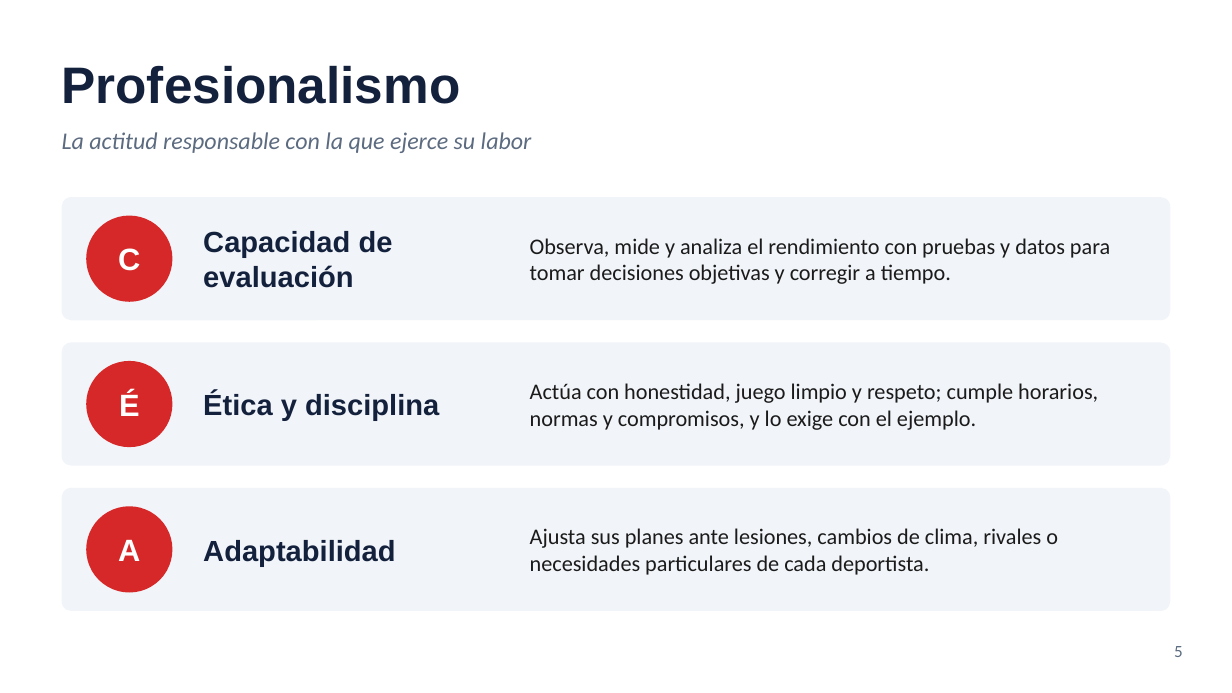
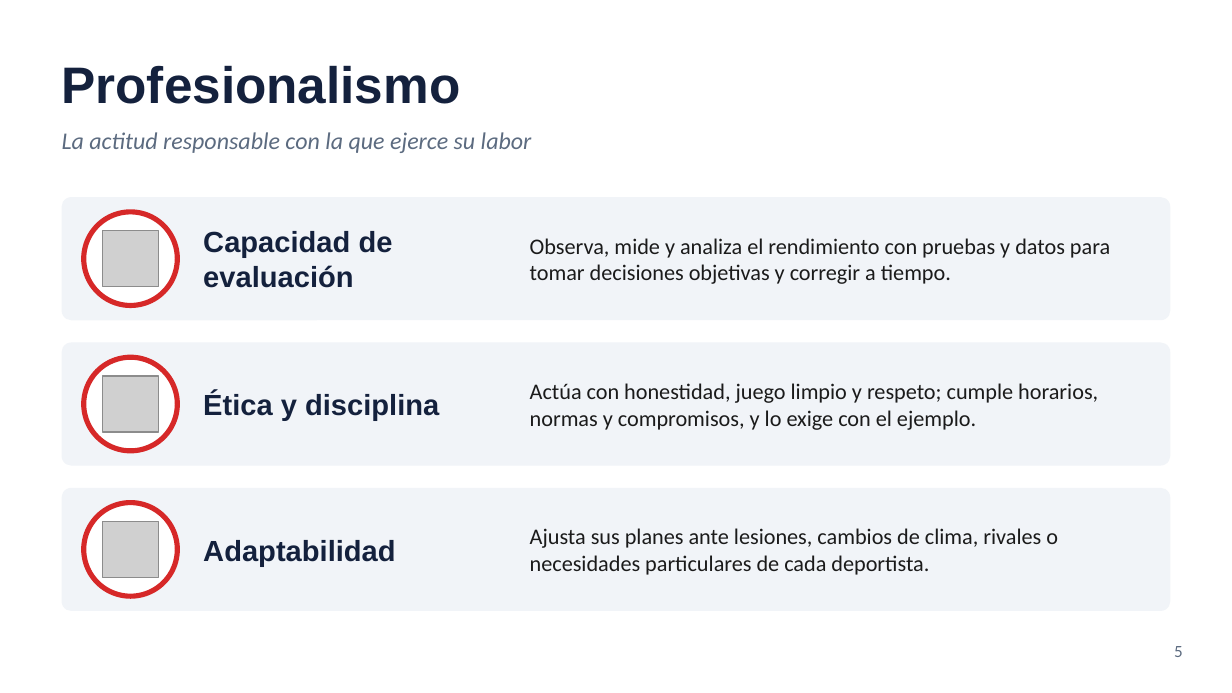
Before and after one commit to lentesparajoseee9/paginas, a slide deck: slide 5 of presentacion/Entrenador_Deportivo.pptx. Drawn at 1232x693 pixels with LibreOffice and Linux fonts; fonts in the diff are those of the drawing; grey boxes stand for pictures. Boxes give left, top, right and bottom in pixels: in the first picture for what was removed or moved away, otherwise in the second. Text is boxed around its words. In the diff, an @@ line names an element or a change of style, - is before the commit and + after.

```diff
--- a/presentacion/Entrenador_Deportivo.pptx
+++ b/presentacion/Entrenador_Deportivo.pptx
@@ ellipse added at [84, 212, 177, 306], fill #FFFFFF, outline #D62828 3 pt @@
@@ ellipse removed at [86, 216, 172, 302] @@
-C
@@ picture added at [102, 230, 159, 287] @@
@@ ellipse added at [84, 357, 177, 451], fill #FFFFFF, outline #D62828 3 pt @@
@@ ellipse removed at [86, 361, 172, 447] @@
-É
@@ picture added at [102, 376, 159, 432] @@
@@ ellipse added at [84, 503, 177, 596], fill #FFFFFF, outline #D62828 3 pt @@
@@ ellipse removed at [86, 506, 172, 593] @@
-A
@@ picture added at [102, 521, 159, 578] @@
```
Also in this commit, not shown: 8 other slides changed.
